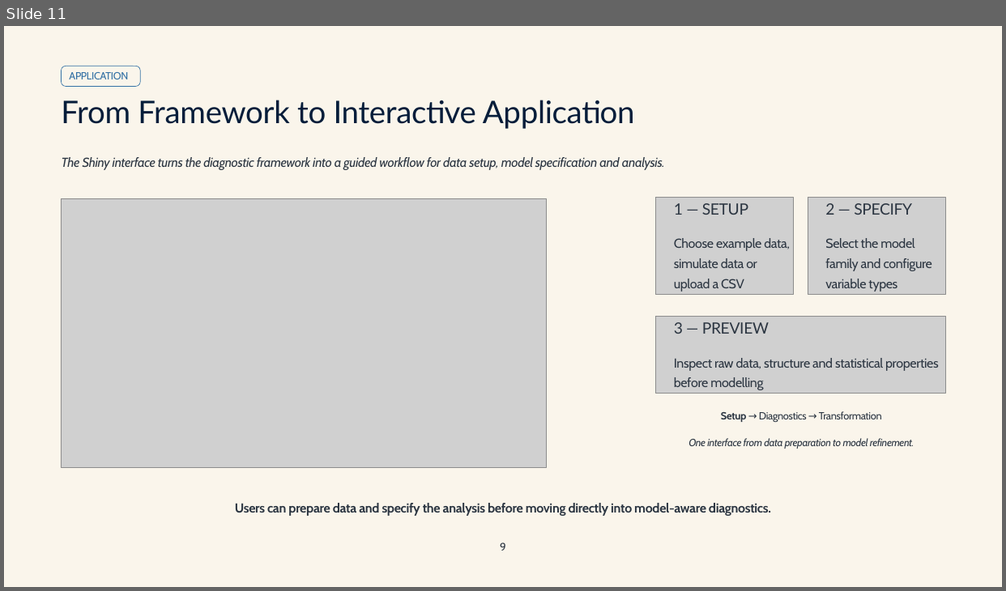
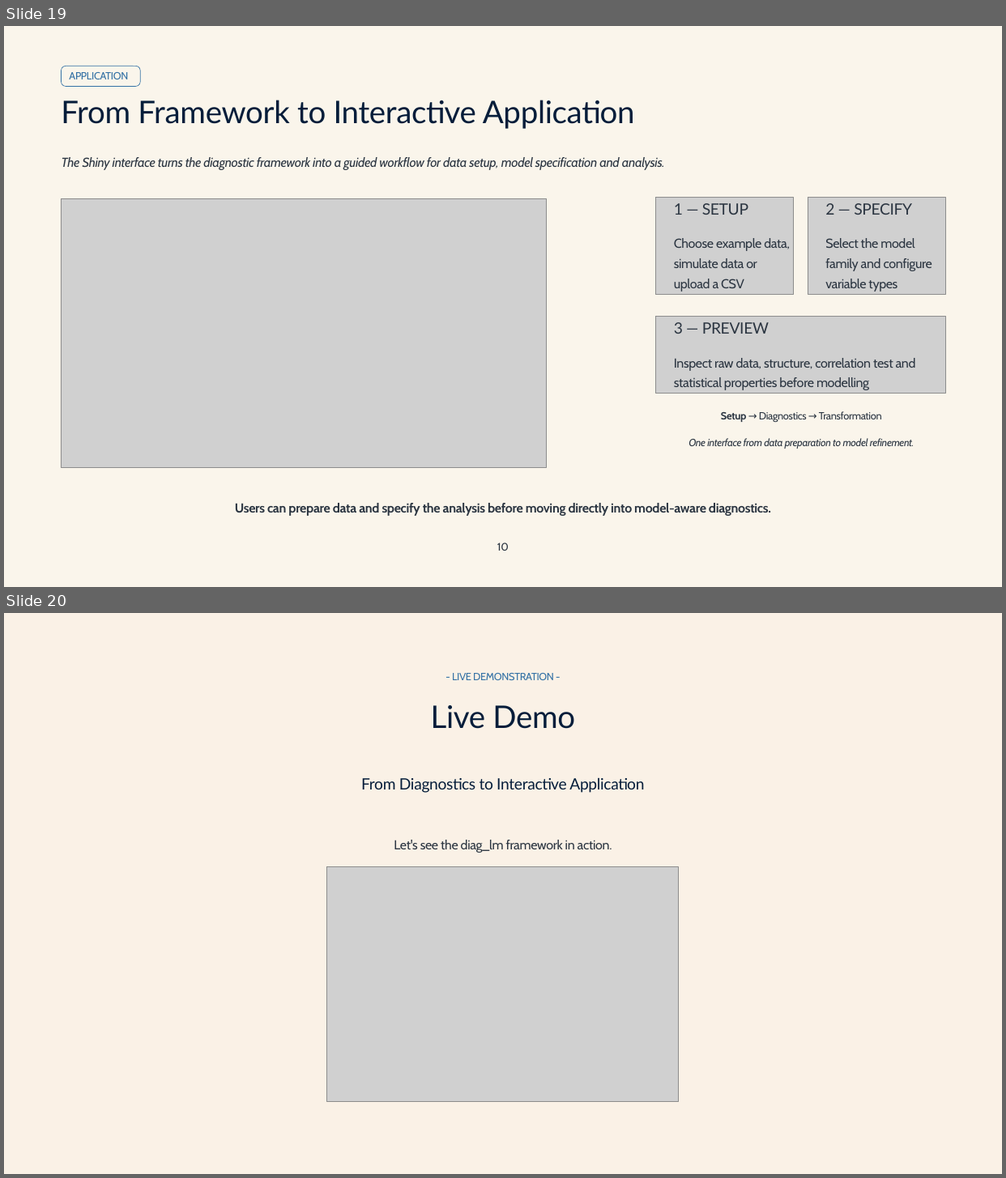
Before and after one commit to Anindo21/AdvancedR, a slide deck: presentation/Advanced_R_Presentation.pptx. Shown one above the other, each under a label of ours: slide 11 before the commit, slides 19 and 20 after it. The pictures are 1006x591 and 1006x1178 pixels, drawn with LibreOffice and Linux fonts; fonts in the diff are those of the drawing; grey boxes stand for pictures; background and template pictures are left out. Boxes give left, top, right and bottom in pixels: in the first picture for what was removed or moved away, otherwise in the second. Text is boxed around its words. In the diff, an @@ line names an element or a change of style, - is before the commit and + after.

Commit message:
Update .gitignore, adjust R path in settings, enhance README, and modify app for new dataset structure

```diff
--- a/presentation/Advanced_R_Presentation.pptx
+++ b/presentation/Advanced_R_Presentation.pptx
@@ slide 20 added at (x1=4, y1=613, x2=1002, y2=1174), background picture (left out) @@
@@ rectangle added at (x1=4, y1=613, x2=1002, y2=1174), fill #FAF1E6 @@
@@ rectangle added at (x1=4, y1=613, x2=1002, y2=1174), fill #FAF5EB at 5% opacity @@
@@ text added at (x1=452, y1=673, x2=554, y2=680), 10 pt, text #3371A5 @@
+- LIVE DEMONSTRATION -
@@ text added at (x1=431, y1=705, x2=575, y2=729), 30 pt, text #051D3A @@
+Live Demo
@@ text added at (x1=361, y1=778, x2=644, y2=793), 15 pt, text #051D3A @@
+From Diagnostics to Interactive Application
@@ text added at (x1=394, y1=840, x2=612, y2=853), 12.5 pt, text #2B3541 @@
+Let's see the diag_lm framework in action.
@@ picture added at (x1=327, y1=867, x2=680, y2=1102) @@
@@ what was slide 11 is now slide 19 @@
@@ slide 19 changed as well @@
@@ text at (x1=674, y1=358, x2=916, y2=390): text changed @@
-Inspect raw data, structure and statistical properties before modelling
+Inspect raw data, structure, correlation test and statistical properties before modelling
@@ text at (x1=497, y1=543, x2=509, y2=551): text changed @@
-9
+10
```
Also in this commit, not shown: 16 other slides changed, 11 other slides added, 5 other files.
